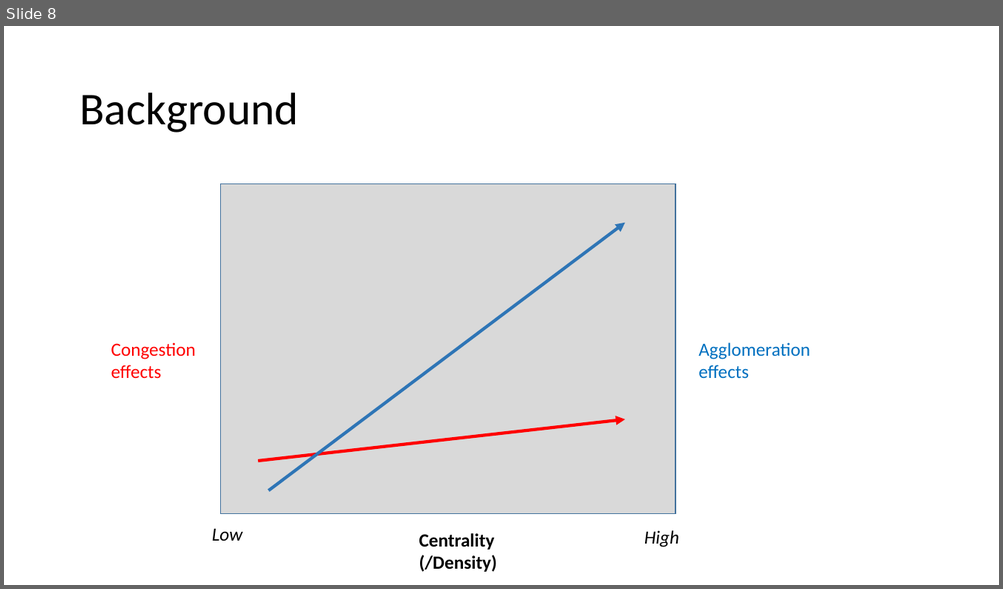
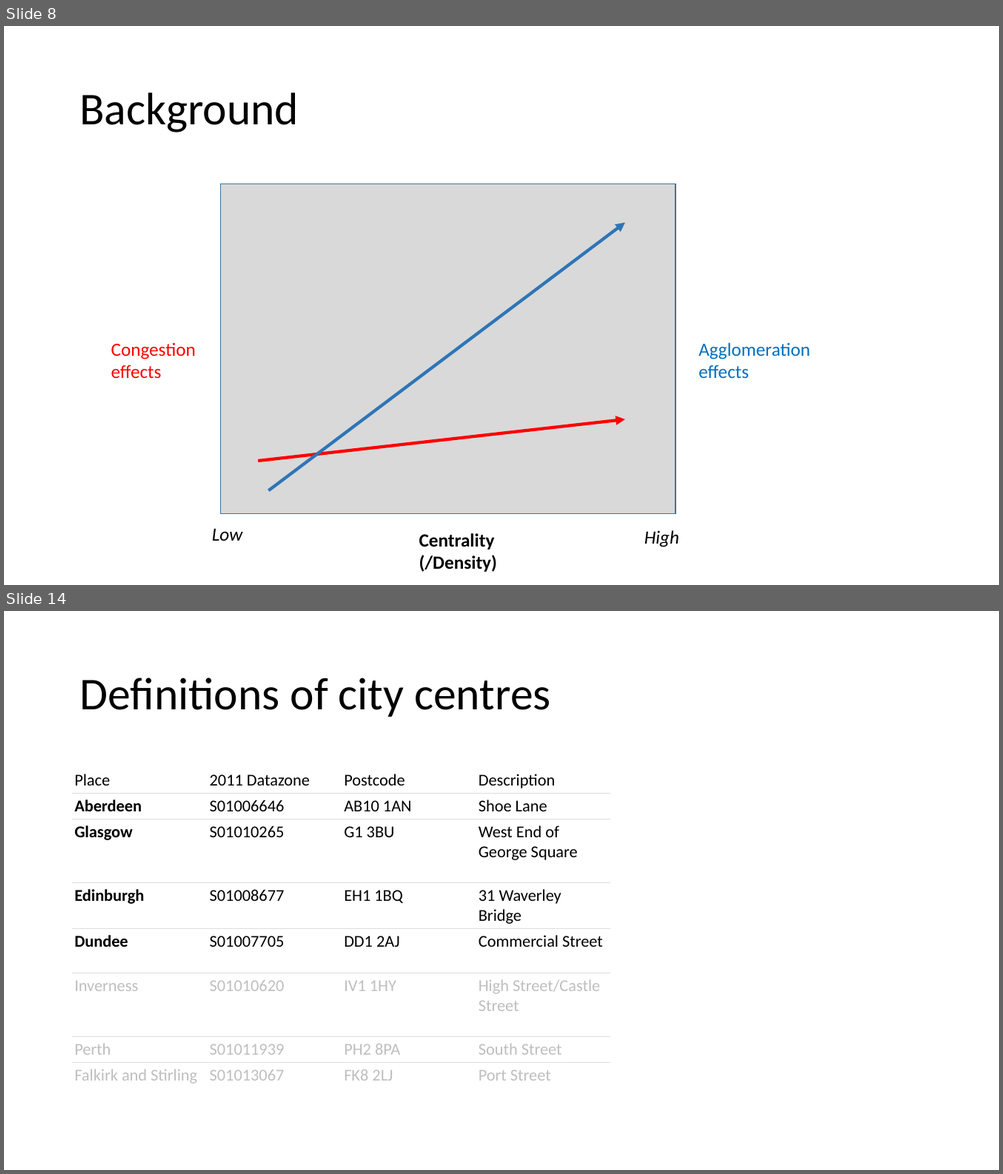
Before and after one commit to JonMinton/decentralisation_simd_dz2011, a slide deck: presentation/Is poverty moving to the suburbs in Scottish.pptx. Shown one above the other, each under a label of ours: slide 8 before the commit, slides 8 and 14 after it; the slides between them are not shown. The pictures are 1003x589 and 1003x1174 pixels, drawn with LibreOffice and Linux fonts; fonts in the diff are those of the drawing. Boxes give left, top, right and bottom in pixels: in the first picture for what was removed or moved away, otherwise in the second. Text is boxed around its words. In the diff, an @@ line names an element or a change of style, - is before the commit and + after.

```diff
--- a/presentation/Is poverty moving to the suburbs in Scottish.pptx
+++ b/presentation/Is poverty moving to the suburbs in Scottish.pptx
@@ slide 14 added at (4,611,999,1170), background #FFFFFF @@
@@ title added at (79,678,550,717), 44 pt, text #000000 @@
+Definitions of city centres
@@ table added at (72,749,610,1105), 8 rows, 4 columns @@
+Place | 2011 Datazone | Postcode | Description
+Aberdeen | S01006646 | AB10 1AN | Shoe Lane
+Glasgow | S01010265 | G1 3BU | West End of George Square
+Edinburgh | S01008677 | EH1 1BQ | 31 Waverley Bridge
+Dundee | S01007705 | DD1 2AJ | Commercial Street
+Inverness | S01010620 | IV1 1HY | High Street/Castle Street
+Perth | S01011939 | PH2 8PA | South Street
+Falkirk and Stirling | S01013067 | FK8 2LJ | Port Street
```
Also in this commit, not shown: 1 slide changed, 21 other slides added.
